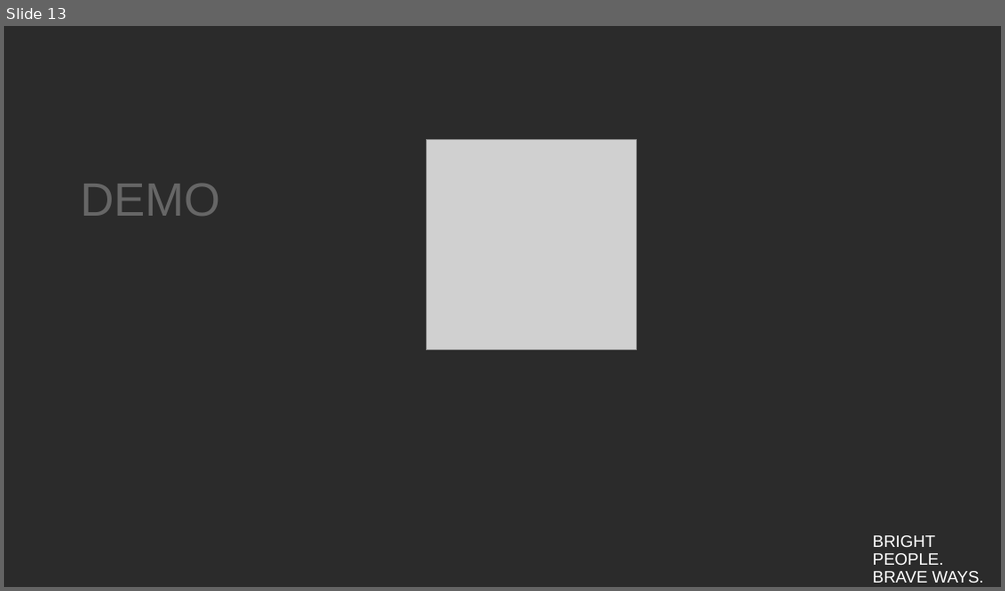
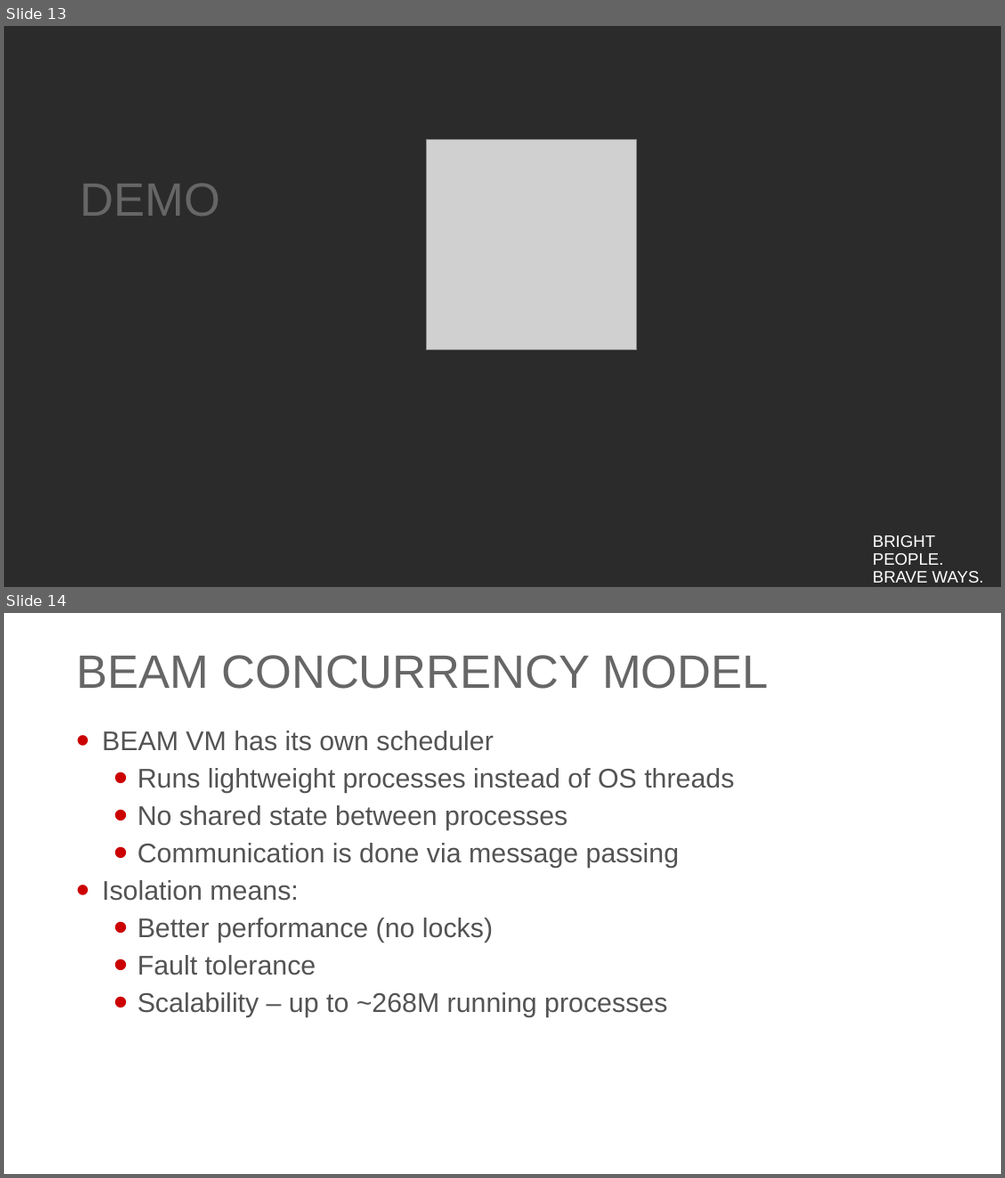
Before and after one commit to georgiyolovski/elixir-tech-talk, a slide deck: Elixir Tech Talk.pptx. Shown one above the other, each under a label of ours: slide 13 before the commit, slides 13 and 14 after it. The pictures are 1005x591 and 1005x1178 pixels, drawn with LibreOffice and Linux fonts; fonts in the diff are those of the drawing; grey boxes stand for pictures; background and template pictures are left out; a plain dark background stands for a picture behind light text. Boxes give left, top, right and bottom in pixels: in the first picture for what was removed or moved away, otherwise in the second. Text is boxed around its words. In the diff, an @@ line names an element or a change of style, - is before the commit and + after.

Commit message:
Started describing the BEAM concurrency model

```diff
--- a/Elixir Tech Talk.pptx
+++ b/Elixir Tech Talk.pptx
@@ slide 14 added at bbox=[4, 613, 1001, 1174], background #FFFFFF; not listed: 1 template element that a slide beside it also shows @@
@@ title added at bbox=[76, 655, 769, 689], 45 pt, text #666666 @@
+BEAM CONCURRENCY MODEL
@@ text added at bbox=[102, 730, 734, 1017], 26 pt, text #535353 @@
+• BEAM VM has its own scheduler
+  • Runs lightweight processes instead of OS threads
+  • No shared state between processes
+  • Communication is done via message passing
+• Isolation means:
+  • Better performance (no locks)
+  • Fault tolerance
+  • Scalability – up to ~268M running processes
```
